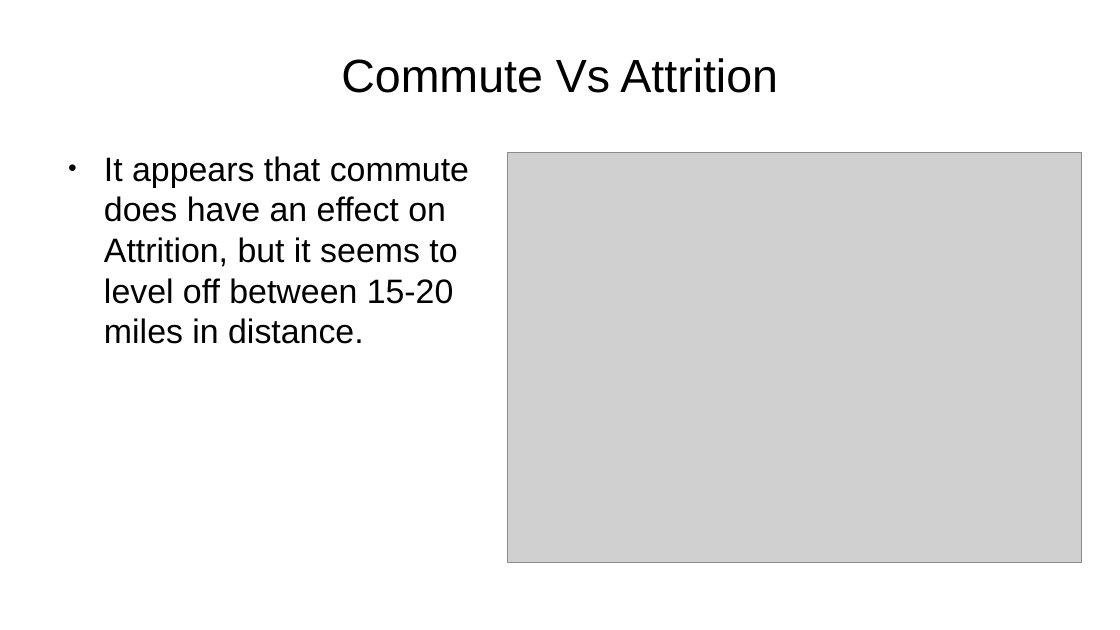
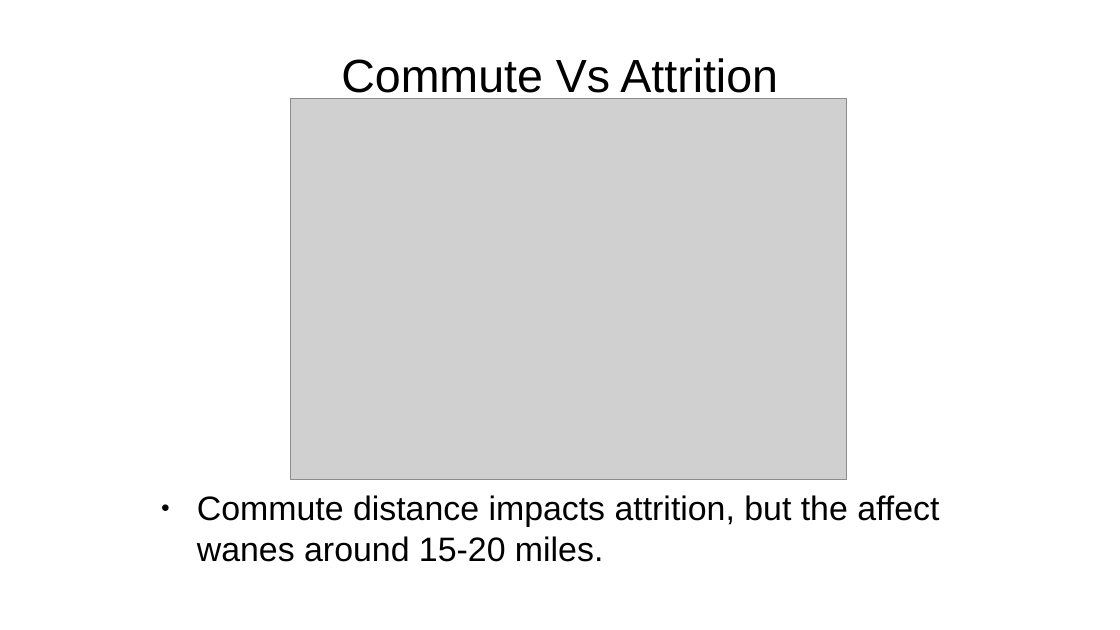
Before and after one commit to sbowler/project-one, a slide deck: slide 9 of presentations/project2_presentation.pptx. Drawn at 1120x630 pixels with LibreOffice and Linux fonts; fonts in the diff are those of the drawing; grey boxes stand for pictures; background and template pictures are left out. Boxes give left, top, right and bottom in pixels: in the first picture for what was removed or moved away, otherwise in the second. Text is boxed around its words. In the diff, an @@ line names an element or a change of style, - is before the commit and + after.

```diff
--- a/presentations/project2_presentation.pptx
+++ b/presentations/project2_presentation.pptx
@@ picture: place and size @@
-picture at box(508, 152, 1081, 563)
+picture at box(291, 99, 847, 480)
@@ text at box(197, 495, 939, 562): text changed @@
-● It appears that commute does have an effect on Attrition, but it seems to level off between 15-20 miles in distance.
+● Commute distance impacts attrition, but the affect wanes around 15-20 miles.
```
Also in this commit, not shown: 14 other slides changed, 1 slide added, 2 slides removed.
